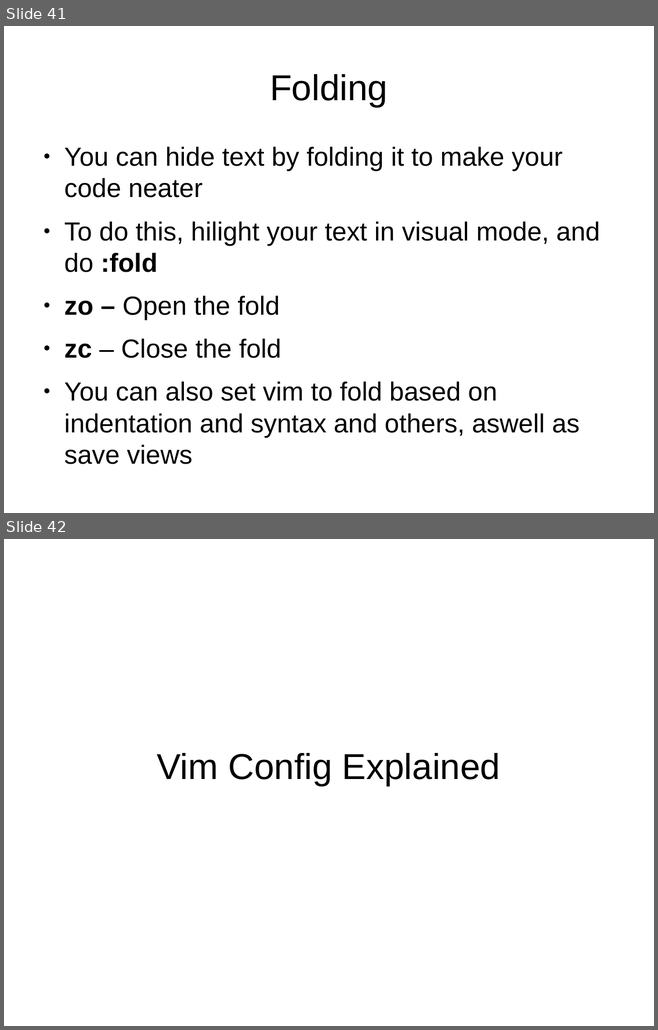
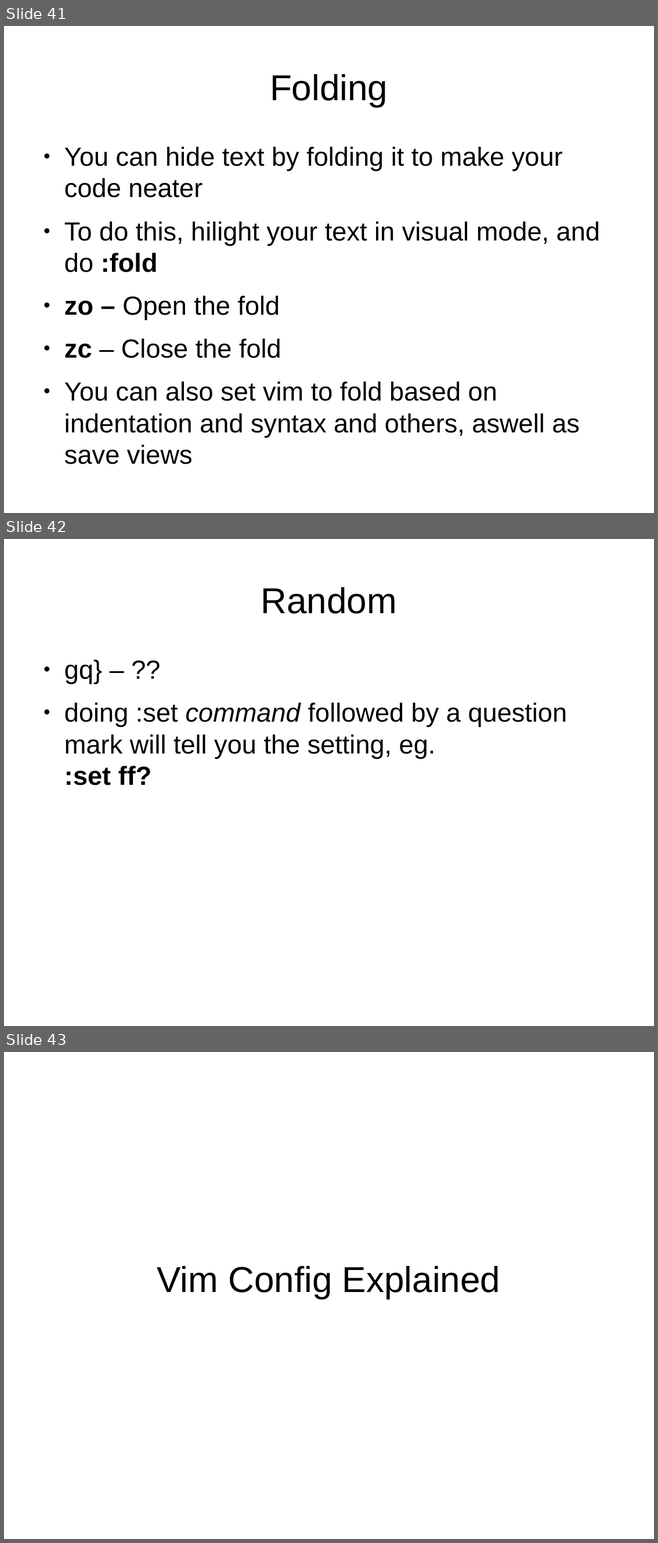
Before and after one commit to mikesligo/Vimtorial, a slide deck: Beginner pres.odp. Shown one above the other, each under a label of ours: slides 41 and 42 before the commit, slides 41, 42 and 43 after it. The pictures are 658x1030 and 658x1543 pixels, drawn with LibreOffice and Linux fonts; fonts in the diff are those of the drawing. Boxes give left, top, right and bottom in pixels: in the first picture for what was removed or moved away, otherwise in the second. Text is boxed around its words. In the diff, an @@ line names an element or a change of style, - is before the commit and + after.

```diff
--- a/Beginner pres.odp
+++ b/Beginner pres.odp
@@ slide 42 added at (4,539,654,1026), background #FFFFFF @@
@@ title added at (260,587,397,614), 44 pt, text #000000 @@
+Random
@@ text added at (64,660,567,785), 32 pt, text #000000 @@
+● gq} – ??
+● doing :set command followed by a question mark will tell you the setting, eg.
+  :set ff?
@@ what was slide 42 is now slide 43 @@
```
Also in this commit, not shown: 1 slide changed, 1 other slide added.
